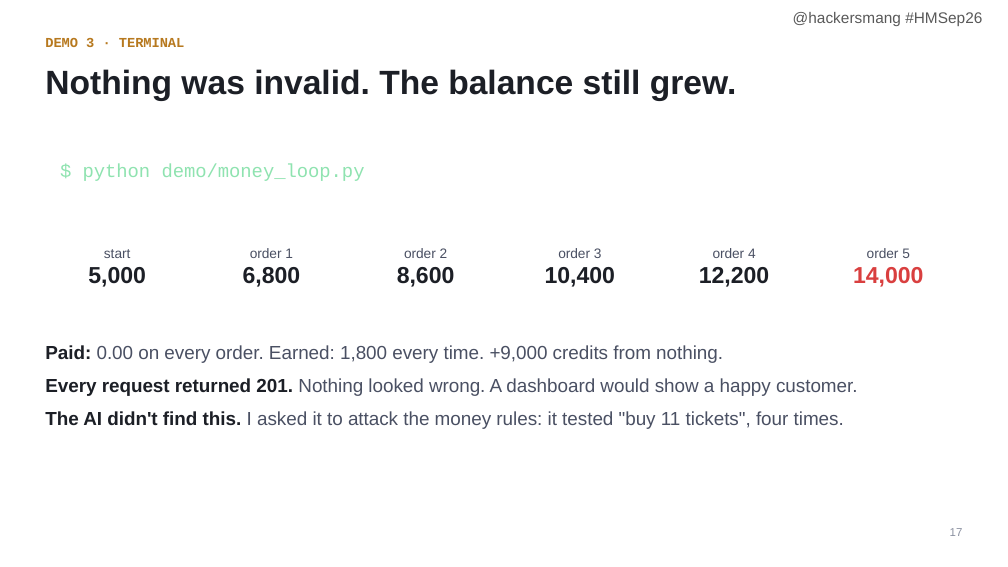
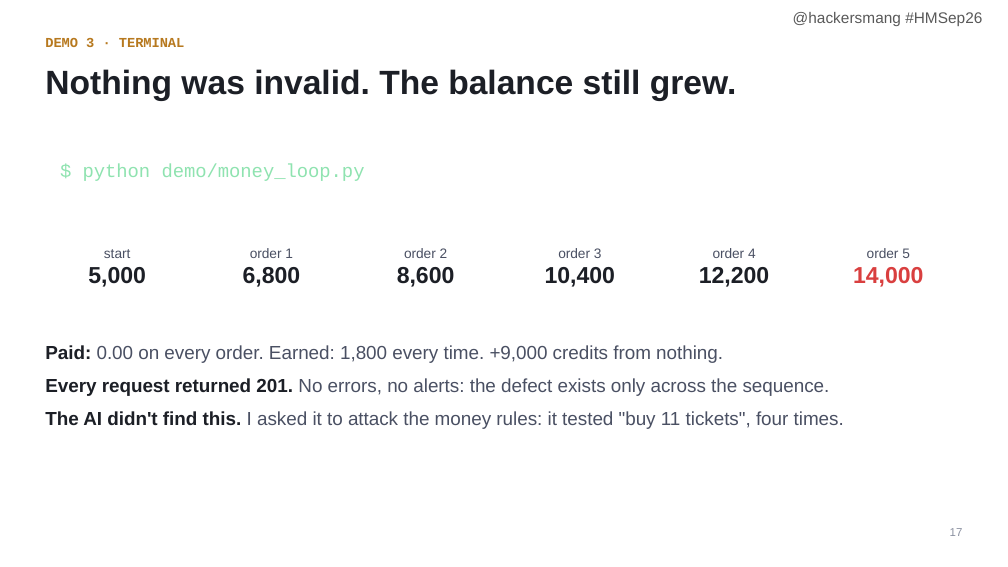
Before and after one commit to vidyarathna/break-my-api, a slide deck: slide 17 of slides/Break-My-API-HMSep26.pptx. Drawn at 1008x567 pixels with LibreOffice and Linux fonts; fonts in the diff are those of the drawing; background and template pictures are left out. Boxes give left, top, right and bottom in pixels: in the first picture for what was removed or moved away, otherwise in the second. Text is boxed around its words. In the diff, an @@ line names an element or a change of style, - is before the commit and + after.

Commit message:
Tighten deck wording

```diff
--- a/slides/Break-My-API-HMSep26.pptx
+++ b/slides/Break-My-API-HMSep26.pptx
@@ text at (x1=45, y1=378, x2=830, y2=396): text changed @@
-• Every request returned 201. Nothing looked wrong. A dashboard would show a happy customer.
+• Every request returned 201. No errors, no alerts: the defect exists only across the sequence.
```
Also in this commit, not shown: 3 other slides changed.
